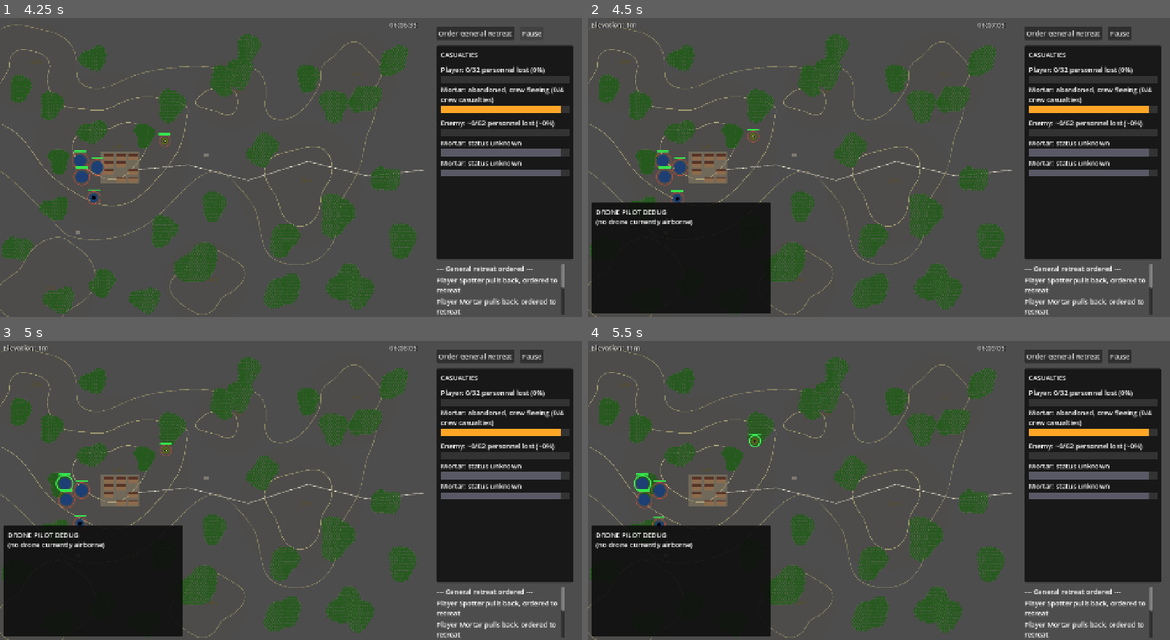
Above: before the commit, frames 1-4 (two rows, left to right).
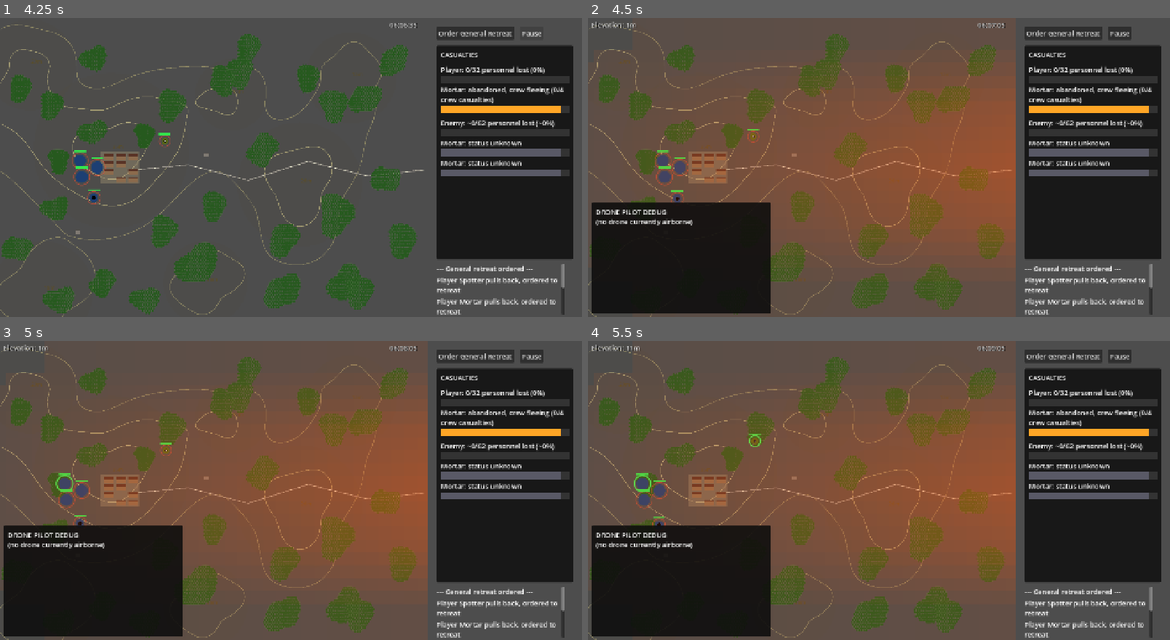
Above: after the commit, the same moments.

Repository: verybadcat/Drones
Game: Godot game, scene res://scenes/Main.tscn
Same seed, same stepped clock (60 frames per second), same inputs: the game is played once before the commit and once after it.
Inputs (mouse positions are in pixels of both pictures, inside the frame that each line leads up to):
- Up to frame 1 (4.25 s): click "Choose" at 0.5 s; click "Start Battle" at 1.25 s; click "Order General Retreat" at 2 s; click "Pause" at 2.75 s; click "Resume" at 3.5 s
- Up to frame 2 (4.5 s): move the mouse to (1007, 152) at 4.27 s; hold D from 4.28 s (still down); tap E at 4.35 s; click (1007, 152) at 4.42 s
- Up to frame 3 (5 s): keep holding D
- Up to frame 4 (5.5 s): release D at 5 s; drag from (762, 505) to (849, 550) at 5.02 s

Frame 1 is identical in both runs. In frame 2, 40% of the frame differs, in the area x 7-74%, y 8-98%; in frame 3, 40%; in frame 4, 40%.

Commit message:
Add an enemy heat map overlay, independent of the drone-pilot debug view
Toggled with "e", separately from the drone-pilot debug overlay's "d" --
either, both, or neither can be on, since they answer different
questions and shouldn't be coupled.

Two layers, both already fog-of-war-correct since they reuse existing,
properly-gated data: a smooth background gradient painted from the same
math that actually drives the drone's search (the off-road/road row
bias, the east-approach likelihood, and any lingering contact evidence),
giving a genuine continuous "where the commander guesses the enemy
might be" field rather than a handful of sample points; and bright
markers for real known contacts, solid for anything currently visible
and fading for one recently seen but no longer in view, using the same
decay window that governs how long a contact still shapes the drone's
own search.

Drawn in map space (added to the map's own SubViewport, not the root
sidebar layer) so it pans correctly with the camera and lines up with
real positions, unlike the drone-pilot panel's fixed-position text.

Co-Authored-By: Claude Sonnet 5 <noreply@anthropic.com>

Diff:
--- a/scripts/battle_manager.gd
+++ b/scripts/battle_manager.gd
@@ -2074,6 +2074,46 @@
 ## pass; keeping the snapshot itself JSON-native avoids that entirely).
 func _pos_to_debug_dict(point: Vector2) -> Dictionary:
 	return {"x": roundi(point.x / GameConfig.PIXELS_PER_METER), "y": roundi(point.y / GameConfig.PIXELS_PER_METER)}
+
+
+## A smooth, continuous stand-in for the row bias _sweep_candidates only
+## ever evaluates at its own 25 fixed grid waypoints — linearly
+## interpolated between GameConfig.DRONE_SEARCH_GRID_ROWS_M's row centers
+## (clamped at the map's own north/south edges past the first/last row),
+## summing the same squad- and mortar-hunting weights _sweep_candidates
+## itself adds together. Used by estimated_enemy_likelihood below to paint
+## a full-map gradient for the enemy heat-map overlay (main.gd's "e" key)
+## rather than 25 isolated dots — never used by any actual sweep decision,
+## which still runs on the real discrete grid.
+func _row_bias_at_y(y: float) -> float:
+	var rows_m: Array[float] = GameConfig.DRONE_SEARCH_GRID_ROWS_M
+	var weights: Array[float] = []
+	for i in rows_m.size():
+		weights.append(GameConfig.DRONE_SWEEP_ROW_WEIGHTS[i] + GameConfig.DRONE_MORTAR_HUNT_ROW_WEIGHTS[i])
+	var y_m: float = y / GameConfig.PIXELS_PER_METER
+	if y_m <= rows_m[0]:
+		return weights[0]
+	var last: int = rows_m.size() - 1
+	if y_m >= rows_m[last]:
+		return weights[last]
+	for i in last:
+		if y_m >= rows_m[i] and y_m <= rows_m[i + 1]:
+			var t: float = (y_m - rows_m[i]) / (rows_m[i + 1] - rows_m[i])
+			return lerp(weights[i], weights[i + 1], t)
+	return weights[0] # unreachable given the two clamps above
+
+
+## The commander's combined, continuous estimate of how likely the enemy
+## is to matter near `point` right now — the same ingredients
+## _sweep_candidates itself scores a cell with (off-road/road row bias,
+## east-approach likelihood, real recent-contact evidence), just evaluated
+## smoothly across the whole map instead of only at the 25 fixed sweep
+## waypoints. Read-only, for the enemy heat-map overlay (main.gd's "e"
+## key, independent of the drone-pilot debug overlay's "d" key) — never
+## drives any actual decision itself, the same way drone_pilot_debug_
+## snapshot doesn't.
+func estimated_enemy_likelihood(point: Vector2) -> float:
+	return _row_bias_at_y(point.y) * _enemy_approach_likelihood(point) + _contact_search_bonus(point)
 
 
 ## Read-only introspection into the drone's current reasoning — "what is
--- /dev/null
+++ b/scripts/enemy_heatmap_overlay.gd
@@ -0,0 +1,92 @@
+extends Node2D
+class_name EnemyHeatmapOverlay
+## "Where enemies are known to be, and where the commander's models guess
+## they might be" — a player-toggleable overlay (default OFF, see main.gd's
+## "e" key), independent of the drone-pilot debug overlay ("d" key) so
+## either, both, or neither can be on at once. Drawn IN MAP SPACE (added to
+## map_viewport, not root — see main.gd) so it pans correctly with the
+## camera and lines up with real unit/terrain positions, unlike
+## DronePilotDebugPanel's fixed-position sidebar-style text panel.
+## Refreshed every engine frame regardless of the battle's own pause state,
+## for the same reason DronePilotDebugPanel is: a paused battle just means
+## the same frozen picture keeps getting redrawn, which is the point.
+##
+## Two independent layers, matching the two different kinds of knowledge:
+## a smooth background gradient (BattleManager.estimated_enemy_likelihood)
+## for the doctrinal GUESS absent contact, and bright foreground markers
+## for actual KNOWN contacts (BattleManager._known_enemy_positions/
+## _recent_enemy_contacts) — both already fog-of-war-correct (gated on
+## is_visible), so this never reveals anything the player doesn't already
+## have a legitimate way to know.
+
+const GRID_STEP_PX: float = 150.0 * GameConfig.PIXELS_PER_METER # ~30px cells -- smooth-looking without being wasteful (~1000 cells/frame across the whole map+west flank)
+const KNOWN_RADIUS_PX: float = 60.0 * GameConfig.PIXELS_PER_METER
+const RECENT_RING_RADIUS_PX: float = 45.0 * GameConfig.PIXELS_PER_METER
+
+var battle_manager: BattleManager
+
+
+func setup(p_battle_manager: BattleManager) -> void:
+	battle_manager = p_battle_manager
+
+
+func _process(_delta: float) -> void:
+	queue_redraw()
+
+
+func _draw() -> void:
+	if battle_manager == null:
+		return
+	_draw_guessed_heatmap()
+	_draw_known_contacts()
+
+
+## Samples BattleManager.estimated_enemy_likelihood on a coarse grid
+## covering the whole map (including the west flank, since a real
+## flanking threat can be guessed at just as validly there) and paints
+## each cell's relative share of the current highest value as a warm,
+## low-opacity tint — a genuine heat map, not a handful of isolated
+## sample dots, so the same east/off-road doctrinal bias driving the
+## drone's actual sweep is visible as a continuous field.
+func _draw_guessed_heatmap() -> void:
+	var cols: int = int((GameConfig.MAP_WIDTH_PX + GameConfig.WEST_FLANK_WIDTH_PX) / GRID_STEP_PX) + 1
+	var rows: int = int(GameConfig.MAP_HEIGHT_PX / GRID_STEP_PX) + 1
+	var values: Array[float] = []
+	var max_value := 0.0
+	for row_i in rows:
+		for col_i in cols:
+			var p := Vector2(-GameConfig.WEST_FLANK_WIDTH_PX + col_i * GRID_STEP_PX, row_i * GRID_STEP_PX)
+			var v: float = battle_manager.estimated_enemy_likelihood(p)
+			values.append(v)
+			max_value = max(max_value, v)
+	if max_value <= 0.0:
+		return
+	for row_i in rows:
+		for col_i in cols:
+			var t: float = values[row_i * cols + col_i] / max_value
+			if t < 0.03:
+				continue
+			var p := Vector2(-GameConfig.WEST_FLANK_WIDTH_PX + col_i * GRID_STEP_PX, row_i * GRID_STEP_PX)
+			var color := Color(1.0, 0.35, 0.05, 0.06 + 0.4 * t)
+			draw_rect(Rect2(p - Vector2(GRID_STEP_PX, GRID_STEP_PX) * 0.5, Vector2(GRID_STEP_PX, GRID_STEP_PX)), color, true)
+
+
+## Solid, fully-opaque markers for anything currently actually visible
+## (ground truth as far as fog-of-war allows); fainter, fading rings for a
+## contact remembered but not currently in view — the same decaying
+## window BattleManager._contact_search_bonus itself uses, so a marker's
+## own fade rate always matches how long it's still actually influencing
+## the drone's search.
+func _draw_known_contacts() -> void:
+	for pos in battle_manager._known_enemy_positions(Unit.Team.PLAYER):
+		draw_circle(pos, KNOWN_RADIUS_PX, Color(1.0, 0.1, 0.1, 0.85))
+
+	for u in battle_manager._recent_enemy_contacts:
+		if u.state == Unit.State.ACTIVE and u.is_visible:
+			continue # already drawn solid above
+		var info: Dictionary = battle_manager._recent_enemy_contacts[u]
+		var age: float = battle_manager.scenario_elapsed_time - info.time
+		if age >= GameConfig.DRONE_CONTACT_BONUS_EXPIRY:
+			continue
+		var alpha: float = 0.75 * (1.0 - age / GameConfig.DRONE_CONTACT_BONUS_EXPIRY)
+		draw_arc(info.position, RECENT_RING_RADIUS_PX, 0.0, TAU, 24, Color(1.0, 0.6, 0.1, alpha), 3.0, true)
--- a/scripts/main.gd
+++ b/scripts/main.gd
@@ -35,6 +35,11 @@
 # cache, which a plain run (or headless CLI test) never triggers on its
 # own. See _on_start_pressed for the matching preload()-based construction.
 var drone_debug_panel
+# Untyped for the same class-cache reason as drone_debug_panel above. Added
+# to map_viewport (NOT root, unlike drone_debug_panel) — it draws in MAP
+# space so its heat cells and contact markers line up with real world
+# positions and pan correctly with the camera.
+var enemy_heatmap_overlay
 
 var report_background: Control
 var restart_button: Button
@@ -46,6 +51,13 @@
 # session (unlike drone_debug_panel itself, which is recreated per
 # battle) since it's a standing developer preference, not battle state.
 var _drone_debug_enabled: bool = false
+
+# "Where enemies are known to be, and where the commander's models guess
+# they might be" — the enemy heat-map overlay, toggled independently of
+# the drone-pilot debug overlay above by the "e" key, so either, both, or
+# neither can be on. Same off-by-default/persists-across-battles
+# reasoning as _drone_debug_enabled.
+var _enemy_heatmap_enabled: bool = false
 
 # Where the live drone-pilot debug snapshot is written whenever the
 # overlay above is on, so it can be inspected from OUTSIDE the running
@@ -147,14 +159,22 @@
 
 ## _unhandled_input rather than _input: lets any real UI control (a
 ## button, a text field) consume the key first if it ever legitimately
-## wants "d" for something; this is a global fallback toggle, not a
-## per-control shortcut.
+## wants "d"/"e" for something; these are global fallback toggles, not
+## per-control shortcuts. The two are deliberately independent — separate
+## keys, separate flags, separate nodes — so either overlay, both, or
+## neither can be on at once.
 func _unhandled_input(event: InputEvent) -> void:
-	if event is InputEventKey and event.pressed and not event.echo and event.keycode == KEY_D:
-		_drone_debug_enabled = not _drone_debug_enabled
-		if drone_debug_panel:
-			drone_debug_panel.visible = _drone_debug_enabled
-		get_viewport().set_input_as_handled()
+	if event is InputEventKey and event.pressed and not event.echo:
+		if event.keycode == KEY_D:
+			_drone_debug_enabled = not _drone_debug_enabled
+			if drone_debug_panel:
+				drone_debug_panel.visible = _drone_debug_enabled
+			get_viewport().set_input_as_handled()
+		elif event.keycode == KEY_E:
+			_enemy_heatmap_enabled = not _enemy_heatmap_enabled
+			if enemy_heatmap_overlay:
+				enemy_heatmap_overlay.visible = _enemy_heatmap_enabled
+			get_viewport().set_input_as_handled()
 
 
 ## Writes battle_manager.drone_pilot_debug_snapshot() to DRONE_DEBUG_
@@ -203,7 +223,7 @@
 func _clear_all() -> void:
 	for node in [level_select_screen, deployment_screen, doctrine_panel, start_button, battle_manager,
 			combat_log, casualty_dashboard, retreat_button, pause_button, drone_debug_panel,
-			report_background, restart_button]:
+			enemy_heatmap_overlay, report_background, restart_button]:
 		if node:
 			node.queue_free()
 	level_select_screen = null
@@ -216,6 +236,7 @@
 	retreat_button = null
 	pause_button = null
 	drone_debug_panel = null
+	enemy_heatmap_overlay = null
 	report_background = null
 	restart_button = null
 
@@ -333,6 +354,16 @@
 	drone_debug_panel.setup(battle_manager)
 	drone_debug_panel.visible = _drone_debug_enabled
 	add_child(drone_debug_panel)
+
+	# Added to map_viewport, not root — this one draws IN MAP SPACE (heat
+	# cells and contact markers at real world positions), unlike
+	# drone_debug_panel's fixed-position sidebar-style text above. Hidden
+	# by default; independent of _drone_debug_enabled (see EnemyHeatmap
+	# Overlay's own doc comment) — toggled via "e", not "d".
+	enemy_heatmap_overlay = preload("res://scripts/enemy_heatmap_overlay.gd").new()
+	enemy_heatmap_overlay.setup(battle_manager)
+	enemy_heatmap_overlay.visible = _enemy_heatmap_enabled
+	map_viewport.add_child(enemy_heatmap_overlay)
 
 	battle_manager.start_battle(doctrine, combat_log)
 
Not shown, added: scripts/enemy_heatmap_overlay.gd.uid
